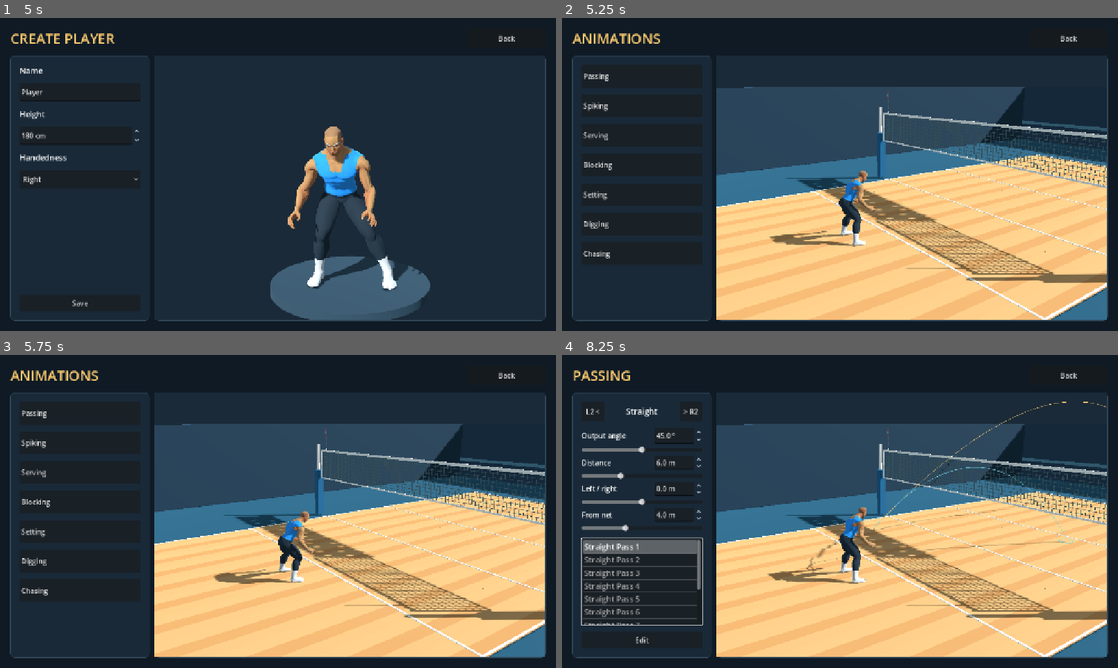
Above: before the commit, frames 1-4 (two rows, left to right).
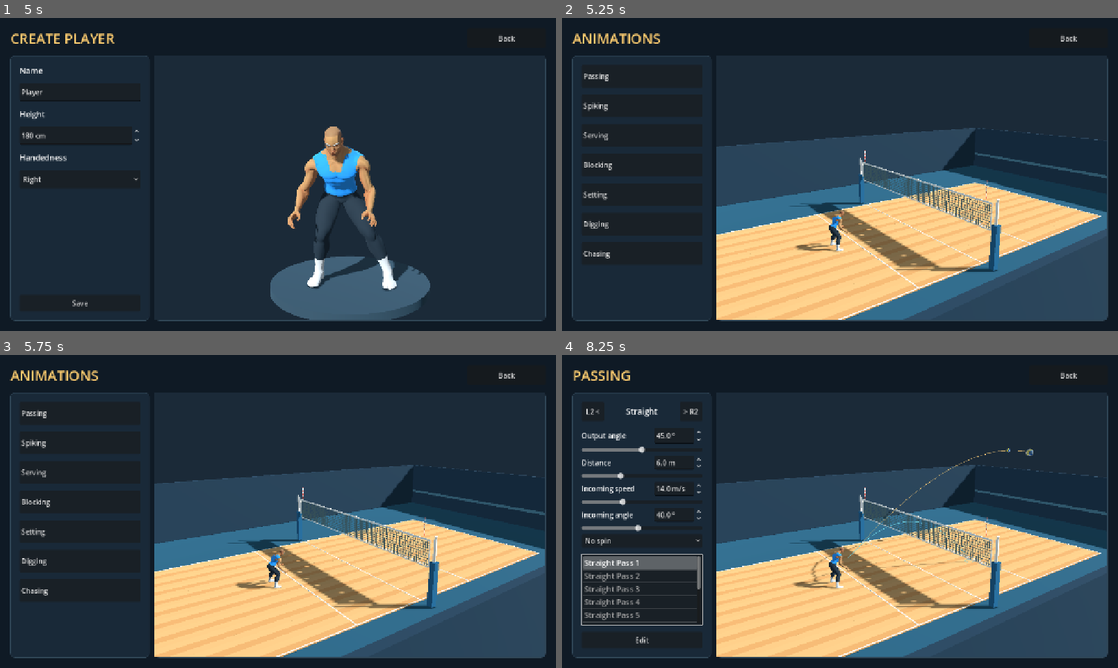
Above: after the commit, the same moments.

Repository: foreandr/volleyball
Game: Godot game, scene res://scenes/main.tscn
Same seed, same stepped clock (60 frames per second), same inputs: the game is played once before the commit and once after it.
Inputs:
- Up to frame 1 (5 s): click "Story" at 0.5 s; click "Back" at 1.25 s; click "Story" at 2 s; click "New" at 2.75 s; click "Back" at 3.5 s; click "New" at 4.25 s
- Up to frame 2 (5.25 s): click "Save" at 5 s
- Up to frame 3 (5.75 s): no input
- Up to frame 4 (8.25 s): click "Back" at 5.75 s; click "Load" at 6.5 s; click "Player" at 7.25 s; click "Passing" at 8 s

Frame 1 is identical in both runs. In frame 2, 33% of the frame differs, in the area x 27-98%, y 22-97%; in frame 3, 33%; in frame 4, 37%, in the area x 3-98%, y 14-97%.

Commit message:
Add court dragging, incoming velocity and serve spin controls with quieter contact

Diff:
--- a/scripts/animation_ball_preview.gd
+++ b/scripts/animation_ball_preview.gd
@@ -24,6 +24,9 @@
 var positions := {}
 var rotations := {}
 var guide: MeshInstance3D
+var source_ball: MeshInstance3D
+var feed_valid := true
+var feed_info := {}
 
 func _ready() -> void:
 	ball = MeshInstance3D.new()
@@ -43,6 +46,17 @@
 	add_child(guide)
 	guide.global_transform = Transform3D.IDENTITY
 	guide.hide()
+	source_ball = MeshInstance3D.new()
+	source_ball.name = "IncomingBall"
+	source_ball.mesh = ball.mesh
+	var ghost: StandardMaterial3D = style.duplicate()
+	ghost.transparency = BaseMaterial3D.TRANSPARENCY_ALPHA
+	ghost.albedo_color = Color(1,1,1,0.65)
+	source_ball.material_override = ghost
+	source_ball.scale = Vector3.ONE*2.0
+	source_ball.top_level = true
+	add_child(source_ball)
+	source_ball.hide()
 	hide()
 
 func make_ball() -> ArrayMesh:
@@ -86,6 +100,7 @@
 	active = false
 	last_time = -1
 	hide()
+	if is_instance_valid(source_ball): source_ball.hide()
 	if is_instance_valid(guide): guide.hide()
 	if is_instance_valid(audio): audio.stop()
 
@@ -127,9 +142,13 @@
 	var before := platform(maxf(0,contact_time-1.0/60))
 	var after := platform(minf(clip.length,contact_time+1.0/60))
 	surface_velocity = (after.surface-before.surface)/(2.0/60)
-	var feed := Flight.feed(impact_point)
+	var feed := Flight.feed(impact_point,actor.get_meta("feed_settings",{}))
+	feed_info = feed
 	incoming = feed.incoming
 	feed_duration = feed.duration
+	feed_valid = feed.valid
+	source_ball.global_position = Vector3(feed.start.x,maxf(0.35,feed.start.y),feed.start.z)
+	source_ball.show()
 	outgoing = Contact.rebound(incoming,surface_velocity,surface_normal)
 	flight_duration = Flight.landing_time(impact_point,outgoing)
 	update_guide()
@@ -143,10 +162,10 @@
 	var path := ImmediateMesh.new()
 	for incoming_path in [true,false]:
 		path.surface_begin(Mesh.PRIMITIVE_LINE_STRIP)
-		path.surface_set_color(Color("e5bd72") if incoming_path else Color("70d5e5"))
+		path.surface_set_color((Color("e5bd72") if feed_valid else Color("df776d")) if incoming_path else Color("70d5e5"))
 		for index in range(81):
 			var time := -feed_duration*(1.0-float(index)/80.0) if incoming_path else float(index)/80.0*flight_duration
-			path.surface_add_vertex(impact_point+(incoming if incoming_path else outgoing)*time+Vector3.DOWN*4.905*time*time)
+			path.surface_add_vertex(Flight.position(feed_info,impact_point,time) if incoming_path else impact_point+outgoing*time+Vector3.DOWN*4.905*time*time)
 		path.surface_end()
 	var landing := impact_point+outgoing*flight_duration+Vector3.DOWN*4.905*flight_duration*flight_duration
 	path.surface_begin(Mesh.PRIMITIVE_LINE_STRIP)
@@ -169,12 +188,14 @@
 		return
 	if edit_session != null and cached_revision != edit_session.revision: recalculate()
 	var elapsed := time-contact_time
-	global_position = impact_point+(incoming if elapsed < 0 else outgoing)*elapsed+Vector3.DOWN*4.905*elapsed*elapsed
+	global_position = Flight.position(feed_info,impact_point,elapsed) if elapsed < 0 else impact_point+outgoing*elapsed+Vector3.DOWN*4.905*elapsed*elapsed
 	show()
 	ball.visible = elapsed >= -feed_duration and elapsed <= flight_duration
 	var squeeze := maxf(0,1.0-absf(elapsed)/0.035)
+	var axis: Vector3 = feed_info.get("spin_axis",Vector3.ZERO)
+	var rotation_time := clampf(elapsed+feed_duration,0,feed_duration)
+	ball.global_basis = Basis(Quaternion(axis,rotation_time*float(feed_info.get("spin_rate",0)))) if axis.length_squared()>0.1 else Basis.IDENTITY
 	ball.scale = Vector3(1.0+0.04*squeeze,1.0-0.07*squeeze,1.0+0.04*squeeze)
-	ball.rotation = Vector3(time*1.7,time*2.3,0.2)
 	var crossed := last_time >= 0 and ((last_time < contact_time and time >= contact_time) if time >= last_time else (last_time < contact_time or time >= contact_time))
 	if audible and crossed:
 		audio.play()
--- a/scripts/animation_editor.gd
+++ b/scripts/animation_editor.gd
@@ -4,6 +4,7 @@
 const Flight = preload("res://scripts/pass_flight.gd")
 const Catalog = preload("res://scripts/volleyball_animations.gd")
 var ball_preview: Node3D
+var setup_drag: RefCounted
 var angle_control: VBoxContainer
 var trajectory_base: Animation
 var trajectory_solver: RefCounted
@@ -38,6 +39,8 @@
 func _ready() -> void:
 	entry = (StorySession.edit_entry if not StorySession.edit_entry.is_empty() else Catalog.ENTRIES[0]).duplicate(true)
 	super._ready()
+	setup_drag = preload("res://scripts/court_setup_drag.gd").new(self)
+	preview_camera.fov = 42.0
 	preview_player.animator.stop()
 	preview_player.animator.active = false
 	angle_control.apply_setup(preview_player)
@@ -78,8 +81,8 @@
 	orbit_pitch = 0.26
 	max_view_distance = 24.0
 	pan_limits = Vector3(9,5,17)
-	view_distance = 9.5
-	view_focus = Vector3(0,1.0,1.8)
+	view_distance = 16.0
+	view_focus = Vector3(0,2.0,4.0)
 
 func screen_title() -> String:
 	return "EDIT ANIMATION"
@@ -232,7 +235,7 @@
 
 func _process(delta: float) -> void:
 	if session == null: return
-	if playing:
+	if playing and setup_drag.mode.is_empty():
 		var first: float = minf(0,ball_preview.contact_time-ball_preview.feed_duration)*EditSession.FPS
 		var last: float = maxf(session.source.length,ball_preview.contact_time+ball_preview.flight_duration+0.4)*EditSession.FPS
 		playhead = first+fposmod(playhead-first+delta*EditSession.FPS,last-first)
@@ -385,6 +388,11 @@
 	return selected
 
 func handle_preview_input(event: InputEvent) -> void:
+	if setup_drag != null and not gizmo_drag:
+		var joint_click: bool = event is InputEventMouseButton and event.pressed and event.button_index == MOUSE_BUTTON_LEFT and pick_handle(event.position)>=0
+		if (not joint_click or not setup_drag.mode.is_empty()) and setup_drag.handle(event):
+			preview.accept_event()
+			return
 	if session != null and event is InputEventMouseButton and event.button_index == MOUSE_BUTTON_LEFT:
 		if event.pressed:
 			var index := pick_handle(event.position)
--- /dev/null
+++ b/scripts/court_setup_drag.gd
@@ -0,0 +1,56 @@
+extends RefCounted
+var page: Control
+var mode := ""
+var drag_plane: Plane
+var grab_offset := Vector3.ZERO
+
+func _init(host: Control) -> void:
+	page = host
+
+func screen_position(position: Vector2) -> Vector2:
+	return position*Vector2(page.preview_camera.get_viewport().size)/page.preview.size
+
+func handle(event: InputEvent) -> bool:
+	if not is_instance_valid(page.ball_preview) or not page.ball_preview.active: return false
+	if event is InputEventMouseButton and event.button_index == MOUSE_BUTTON_LEFT:
+		if not event.pressed:
+			if mode.is_empty(): return false
+			mode = ""
+			return true
+		var camera: Camera3D = page.preview_camera
+		var point := screen_position(event.position)
+		var source: Vector3 = page.ball_preview.source_ball.global_position
+		var plane_height := source.y
+		var live_ball: Vector3 = page.ball_preview.global_position
+		var picked_source := not camera.is_position_behind(source) and camera.unproject_position(source).distance_to(point)<22
+		var picked_live: bool = page.ball_preview.ball.visible and not camera.is_position_behind(live_ball) and camera.unproject_position(live_ball).distance_to(point)<16
+		if picked_source or picked_live:
+			if picked_live and not picked_source: plane_height = live_ball.y
+			mode = "ball"
+		else:
+			var foot: Vector3 = page.preview_player.global_position
+			var head: Vector3 = foot+Vector3.UP*page.preview_player.scale.y*1.8
+			if camera.is_position_behind(foot): return false
+			var bottom := camera.unproject_position(foot)
+			var top := camera.unproject_position(head)
+			var closest := Geometry2D.get_closest_point_to_segment(point,top,bottom)
+			if point.distance_to(closest)>maxf(16,bottom.distance_to(top)*0.24): return false
+			mode = "player"
+			source = foot
+			plane_height = foot.y
+		drag_plane = Plane(Vector3.UP,plane_height)
+		var hit: Variant = drag_plane.intersects_ray(camera.project_ray_origin(point),camera.project_ray_normal(point))
+		grab_offset = source-hit if hit is Vector3 else Vector3.ZERO
+		page.preview.grab_focus()
+		return true
+	if event is InputEventMouseMotion and not mode.is_empty():
+		var camera: Camera3D = page.preview_camera
+		var point := screen_position(event.position)
+		var hit: Variant = drag_plane.intersects_ray(camera.project_ray_origin(point),camera.project_ray_normal(point))
+		if hit is Vector3:
+			var target: Vector3 = hit+grab_offset
+			if mode == "player": StorySession.pass_start = Vector2(clampf(target.x,-4,4),clampf(target.z,-4.5,2.5))
+			else: StorySession.feed_spot = Vector2(clampf(target.x,-4.2,4.2),clampf(target.z,5.5,13))
+			page.angle_control.pending = true
+		return true
+	return false
--- a/scripts/forearm_contact.gd
+++ b/scripts/forearm_contact.gd
@@ -17,7 +17,7 @@
 
 static func rebound(incoming: Vector3, velocity: Vector3, normal: Vector3) -> Vector3:
 	var relative := incoming-velocity
-	return relative-1.85*minf(0,relative.dot(normal))*normal+velocity
+	return relative-1.55*minf(0,relative.dot(normal))*normal+velocity
 
 static func elevation(velocity: Vector3) -> float:
 	return rad_to_deg(atan2(velocity.y,Vector2(velocity.x,velocity.z).length()))
--- a/scripts/pass_angle_control.gd
+++ b/scripts/pass_angle_control.gd
@@ -6,8 +6,12 @@
 var pending := false
 var requested := 45.0
 var distance_field: SpinBox
-var x_field: SpinBox
-var depth_field: SpinBox
+var incoming_speed_field: SpinBox
+var incoming_angle_field: SpinBox
+var spin_picker: OptionButton
+var spin_rate_field: SpinBox
+var float_field: SpinBox
+const SPINS := ["No spin","Topspin","Backspin","Sidespin left","Sidespin right","Dead float"]
 
 func _ready() -> void:
 	add_theme_constant_override("separation",6)
@@ -36,10 +40,26 @@
 	actual_label.hide()
 	add_child(actual_label)
 	distance_field = parameter("Distance",0.5,18.0,StorySession.pass_distance)
-	x_field = parameter("Left / right",-4.0,4.0,StorySession.pass_start.x)
-	depth_field = parameter("From net",1.5,8.5,4.0-StorySession.pass_start.y)
+	incoming_speed_field = parameter("Incoming speed",6.0,30.0,StorySession.incoming_speed,"m/s")
+	incoming_angle_field = parameter("Incoming angle",5.0,80.0,StorySession.incoming_angle,"°")
+	spin_picker = OptionButton.new()
+	for type in SPINS: spin_picker.add_item(type)
+	spin_picker.select(maxi(0,SPINS.find(StorySession.incoming_spin)))
+	add_child(spin_picker)
+	spin_rate_field = parameter("Spin rate",0,10,StorySession.spin_rate,"rps")
+	float_field = parameter("Float strength",0,1,StorySession.float_strength,"")
+	spin_picker.item_selected.connect(func(_index): update_spin_controls(); pending = true)
+	update_spin_controls()
 
-func parameter(title_: String, low: float, high: float, value: float) -> SpinBox:
+func update_spin_controls() -> void:
+	var type: String = SPINS[spin_picker.selected]
+	for control in [spin_rate_field,float_field]:
+		var show_: bool = type == "Dead float" if control == float_field else not type in ["Dead float","No spin"]
+		control.get_parent().visible = show_
+		control.get_meta("slider").visible = show_
+
+
+func parameter(title_: String, low: float, high: float, value: float, unit := "m") -> SpinBox:
 	var row := HBoxContainer.new()
 	add_child(row)
 	var title := Label.new()
@@ -50,7 +70,7 @@
 	number.min_value = low
 	number.max_value = high
 	number.step = 0.1
-	number.suffix = "m"
+	number.suffix = unit
 	number.custom_minimum_size = Vector2(110,32)
 	number.value = value
 	row.add_child(number)
@@ -62,12 +82,19 @@
 	add_child(bar)
 	number.value_changed.connect(func(v): bar.set_value_no_signal(v); pending = true)
 	bar.value_changed.connect(func(v): number.set_value_no_signal(v); pending = true)
+	number.set_meta("slider",bar)
 	return number
 
 func apply_setup(player: Node3D) -> void:
 	StorySession.pass_distance = distance_field.value
-	StorySession.pass_start = Vector2(x_field.value,4.0-depth_field.value)
+	StorySession.incoming_speed = incoming_speed_field.value
+	StorySession.incoming_angle = incoming_angle_field.value
+	StorySession.incoming_spin = SPINS[spin_picker.selected]
+	StorySession.spin_rate = spin_rate_field.value
+	StorySession.float_strength = float_field.value
 	player.position = Vector3(StorySession.pass_start.x,0.04,StorySession.pass_start.y)
+	player.set_meta("feed_settings",{"speed":StorySession.incoming_speed,"angle":StorySession.incoming_angle,"source":StorySession.feed_spot,"spin":SPINS[spin_picker.selected],"spin_rate":spin_rate_field.value,"float_strength":float_field.value})
+	player.rotation.y = atan2(StorySession.feed_spot.x-StorySession.pass_start.x,StorySession.feed_spot.y-StorySession.pass_start.y)
 
 
 func _process(_delta: float) -> void:
--- a/scripts/pass_flight.gd
+++ b/scripts/pass_flight.gd
@@ -2,15 +2,67 @@
 const GRAVITY := 9.81
 const FLOOR := 0.145
 
-static func feed(hit: Vector3) -> Dictionary:
-	var start := Vector3(hit.x,3.4,12.5)
-	var span := start.z-hit.z
-	var fraction := clampf((start.z-4.0)/span,0.05,0.97)
-	var straight_height := lerpf(start.y,hit.y,fraction)
-	var clearance_time := sqrt(maxf(0,(3.1-straight_height)/(4.905*fraction*(1.0-fraction))))
-	var duration := maxf(span/11.0,clearance_time)
-	var initial := (hit-start)/duration+Vector3.UP*4.905*duration
-	return {"start":start,"duration":duration,"incoming":initial+Vector3.DOWN*GRAVITY*duration}
+static func spin_axis(forward: Vector3, type: String) -> Vector3:
+	match type:
+		"Topspin": return Vector3.UP.cross(forward).normalized()
+		"Backspin": return -Vector3.UP.cross(forward).normalized()
+		"Sidespin left": return Vector3.UP
+		"Sidespin right": return Vector3.DOWN
+	return Vector3.ZERO
+
+static func air(forward: Vector3, settings: Dictionary) -> Dictionary:
+	var radians := deg_to_rad(float(settings.get("angle",40.0)))
+	var speed := float(settings.get("speed",14.0))
+	var incoming := forward*speed*cos(radians)+Vector3.DOWN*speed*sin(radians)
+	var axis := spin_axis(forward,str(settings.get("spin","No spin")))
+	var rate := float(settings.get("spin_rate",3.0))*TAU
+	# Lightweight Magnus approximation; keep lift bounded at extreme slider values.
+	var magnus := (axis*rate).cross(incoming)*0.012
+	magnus = magnus.limit_length(8.0)
+	return {"incoming":incoming,"acceleration":Vector3.DOWN*GRAVITY+magnus,"spin_axis":axis,"spin_rate":rate}
+
+static func feed(hit: Vector3, settings: Dictionary = {}) -> Dictionary:
+	var start_xz: Vector2 = settings.get("source",Vector2(0,12.5))
+	var span := Vector2(hit.x,hit.z)-start_xz
+	var heading := atan2(span.x,span.y)
+	var horizontal := float(settings.get("speed",14.0))*cos(deg_to_rad(float(settings.get("angle",40.0))))
+	var duration := span.length()/maxf(0.1,horizontal)
+	# Preserve both the dragged source and requested contact velocity as spin curves the flight.
+	for iteration in range(8):
+		var motion := air(Vector3(sin(heading),0,cos(heading)),settings)
+		var offset: Vector3 = -motion.incoming*duration+motion.acceleration*0.5*duration*duration
+		var error := Vector2(hit.x+offset.x,hit.z+offset.z)-start_xz
+		if error.length_squared()<0.000001: break
+		var alternate := air(Vector3(sin(heading+0.001),0,cos(heading+0.001)),settings)
+		var shifted: Vector3 = -alternate.incoming*duration+alternate.acceleration*0.5*duration*duration
+		var dh := (Vector2(shifted.x,shifted.z)-Vector2(offset.x,offset.z))/0.001
+		var dt: Vector3 = -motion.incoming+motion.acceleration*duration
+		var determinant := dh.x*dt.z-dt.x*dh.y
+		if absf(determinant)<0.00001: break
+		heading -= clampf((dt.z*error.x-dt.x*error.y)/determinant,-0.3,0.3)
+		duration = maxf(0.1,duration-clampf((-dh.y*error.x+dh.x*error.y)/determinant,-0.3,0.3))
+	var result := air(Vector3(sin(heading),0,cos(heading)),settings)
+	result.duration = duration
+	result.start = hit-result.incoming*duration+result.acceleration*0.5*duration*duration
+	result.float_strength = float(settings.get("float_strength",0.6)) if settings.get("spin","") == "Dead float" else 0.0
+	result.side = Vector3.UP.cross(Vector3(sin(heading),0,cos(heading)))
+	var low := -duration
+	var high := 0.0
+	for iteration in range(16):
+		var middle := (low+high)*0.5
+		if position(result,hit,middle).z>4: low = middle
+		else: high = middle
+	var net := position(result,hit,(low+high)*0.5)
+	result.net_height = net.y
+	result.valid = result.start.y>=FLOOR and net.y>2.575
+	return result
+
+static func position(feed_: Dictionary, hit: Vector3, time: float) -> Vector3:
+	var result: Vector3 = hit+feed_.incoming*time+feed_.acceleration*0.5*time*time
+	var u := clampf(-time/feed_.duration,0,1)
+	var envelope := pow(sin(PI*u),2)
+	var flutter := Vector2(sin(19*u+0.8)+0.45*sin(37*u),0.6*sin(27*u+1.2))
+	return result+(feed_.side*flutter.x+Vector3.UP*flutter.y)*envelope*float(feed_.get("float_strength",0))*0.25
 
 static func landing_time(hit: Vector3, velocity: Vector3) -> float:
 	return (velocity.y+sqrt(maxf(0,velocity.y*velocity.y+2*GRAVITY*(hit.y-FLOOR))))/GRAVITY
--- a/scripts/pass_trajectory_solver.gd
+++ b/scripts/pass_trajectory_solver.gd
@@ -79,11 +79,11 @@
 	var before := surface(maxf(0,contact_time-1.0/60),pitch,lift,drive)
 	var after := surface(minf(source.length,contact_time+1.0/60),pitch,lift,drive)
 	var velocity: Vector3 = (after.surface-before.surface)/(2.0/60)
-	return Contact.rebound(Flight.feed(hit.ball).incoming,velocity,hit.normal)
+	return Contact.rebound(Flight.feed(hit.ball,actor.get_meta("feed_settings",{})).incoming,velocity,hit.normal)
 
 func solve(requested: float, distance_ := 6.0) -> Dictionary:
 	var goal := clampf(requested,10,80)
-	var key := "%d/%s/%s/%.2f/%.2f" % [source.get_instance_id(),actor.scale,actor.position,goal,distance_]
+	var key := "%d/%s/%s/%.2f/%.2f/%s" % [source.get_instance_id(),actor.scale,actor.position,goal,distance_,actor.get_meta("feed_settings",{})]
 	if cache.has(key): return cache[key]
 	var lift := clampf((distance_-4.0)*0.003,0,0.025)
 	var pitch := 0.0
--- a/scripts/story_animations.gd
+++ b/scripts/story_animations.gd
@@ -21,6 +21,7 @@
 var edit_button: Button
 var selected_entry: Dictionary = {}
 var ball_preview: Node3D
+var setup_drag: RefCounted
 var angle_control: VBoxContainer
 var source_clip: Animation
 var trajectory_solver: RefCounted
@@ -30,6 +31,8 @@
 func _ready() -> void:
 	process_priority = 10
 	super._ready()
+	setup_drag = preload("res://scripts/court_setup_drag.gd").new(self)
+	preview_camera.fov = 42.0
 	if not StorySession.animation_return.is_empty():
 		var destination: Dictionary = StorySession.animation_return.duplicate()
 		StorySession.animation_return.clear()
@@ -48,8 +51,8 @@
 	orbit_pitch = 0.26
 	max_view_distance = 24.0
 	pan_limits = Vector3(9,5,17)
-	view_distance = 9.5
-	view_focus = Vector3(0,1.0,1.8)
+	view_distance = 16.0
+	view_focus = Vector3(0,2.0,4.0)
 
 func screen_title() -> String:
 	return "ANIMATIONS"
@@ -196,9 +199,15 @@
 	if is_instance_valid(ball_preview) and ball_preview.active:
 		var first := minf(0,ball_preview.contact_time-ball_preview.feed_duration)
 		var last := maxf(render_clip.length,ball_preview.contact_time+ball_preview.flight_duration+0.4)
-		preview_clock = first+fposmod(preview_clock-first+delta,last-first)
+		if setup_drag.mode.is_empty(): preview_clock = first+fposmod(preview_clock-first+delta,last-first)
 		preview_player.animator.seek(clampf(preview_clock,0,render_clip.length),true)
 		ball_preview.tick(preview_clock,true)
+
+func handle_preview_input(event: InputEvent) -> void:
+	if setup_drag != null and setup_drag.handle(event):
+		preview.accept_event()
+		return
+	super.handle_preview_input(event)
 
 func open_editor(index := -1) -> void:
 	if index >= 0: preview_animation(index)
--- a/scripts/story_session.gd
+++ b/scripts/story_session.gd
@@ -83,3 +83,11 @@
 
 var pass_distance := 6.0
 var pass_start := Vector2.ZERO
+
+var incoming_speed := 14.0
+var incoming_angle := 40.0
+var feed_spot := Vector2(0,12.5)
+
+var incoming_spin := "No spin"
+var spin_rate := 3.0
+var float_strength := 0.6
